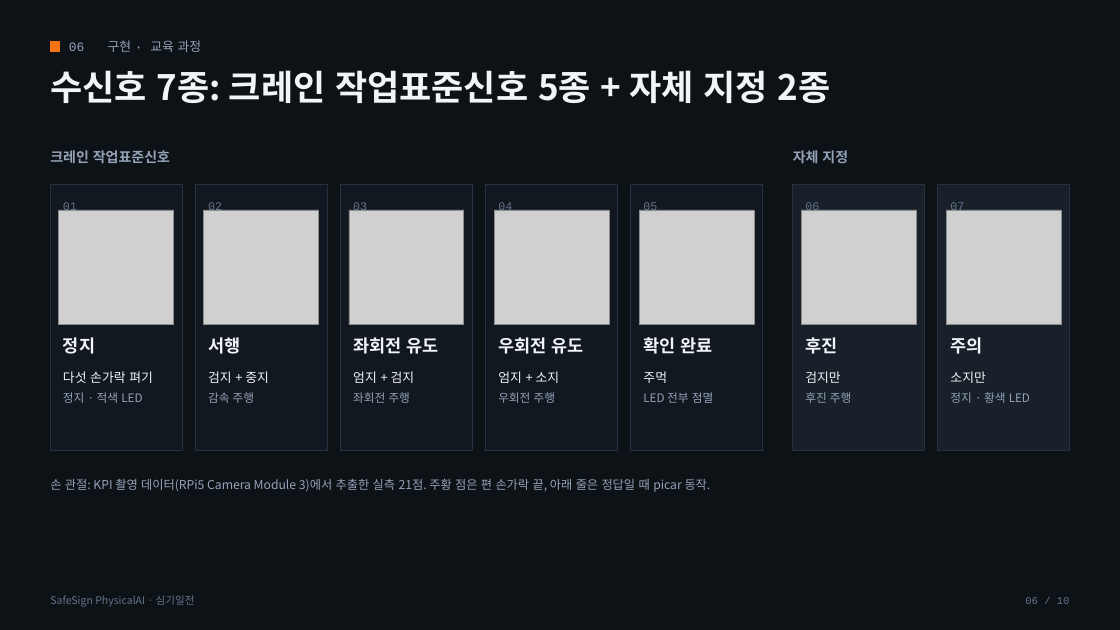
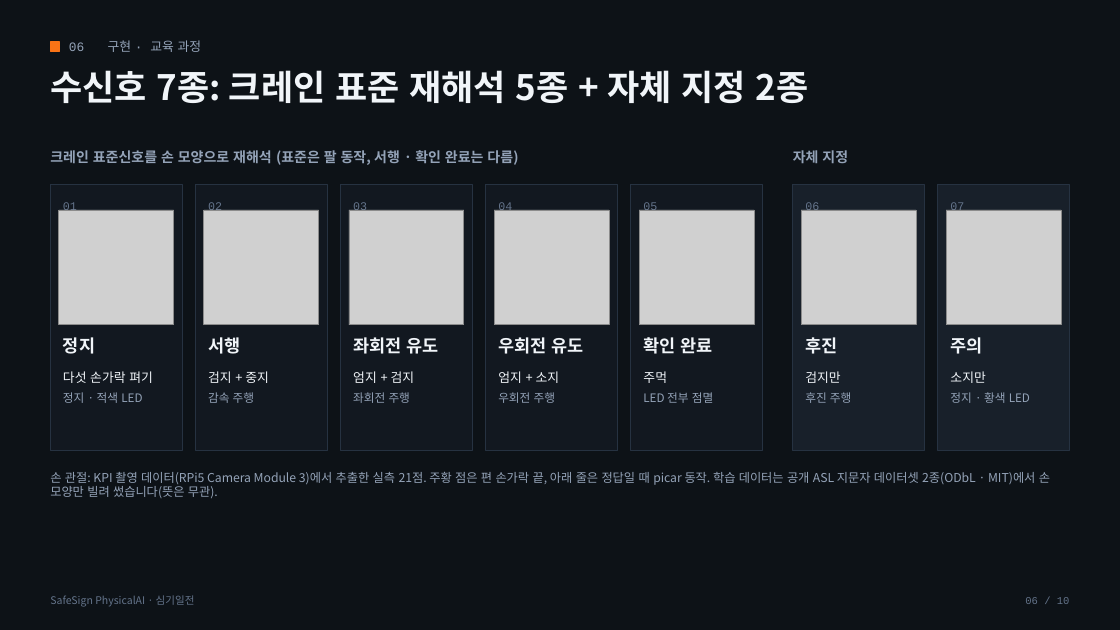
Before and after one commit to Lee35678/SafeSign_PhysicalAI, a slide deck: slide 6 of document/21_발표자료.pptx. Drawn at 1120x630 pixels with LibreOffice and Linux fonts; fonts in the diff are those of the drawing; grey boxes stand for pictures. Boxes give left, top, right and bottom in pixels: in the first picture for what was removed or moved away, otherwise in the second. Text is boxed around its words. In the diff, an @@ line names an element or a change of style, - is before the commit and + after.

```diff
--- a/document/21_발표자료.pptx
+++ b/document/21_발표자료.pptx
@@ text at (50, 70, 809, 103): text changed @@
-수신호 7종: 크레인 작업표준신호 5종 + 자체 지정 2종
+수신호 7종: 크레인 표준 재해석 5종 + 자체 지정 2종
@@ text at (50, 148, 518, 166): text changed @@
-크레인 작업표준신호
+크레인 표준신호를 손 모양으로 재해석 (표준은 팔 동작, 서행 · 확인 완료는 다름)
@@ text at (50, 472, 1050, 498): text changed @@
-손 관절: KPI 촬영 데이터(RPi5 Camera Module 3)에서 추출한 실측 21점. 주황 점은 편 손가락 끝, 아래 줄은 정답일 때 picar 동작.
+손 관절: KPI 촬영 데이터(RPi5 Camera Module 3)에서 추출한 실측 21점. 주황 점은 편 손가락 끝, 아래 줄은 정답일 때 picar 동작. 학습 데이터는 공개 ASL 지문자 데이터셋 2종(ODbL · MIT)에서 손 모양만 빌려 썼습니다(뜻은 무관).
```
Also in this commit, not shown: 5 other slides changed, 10 other files.
